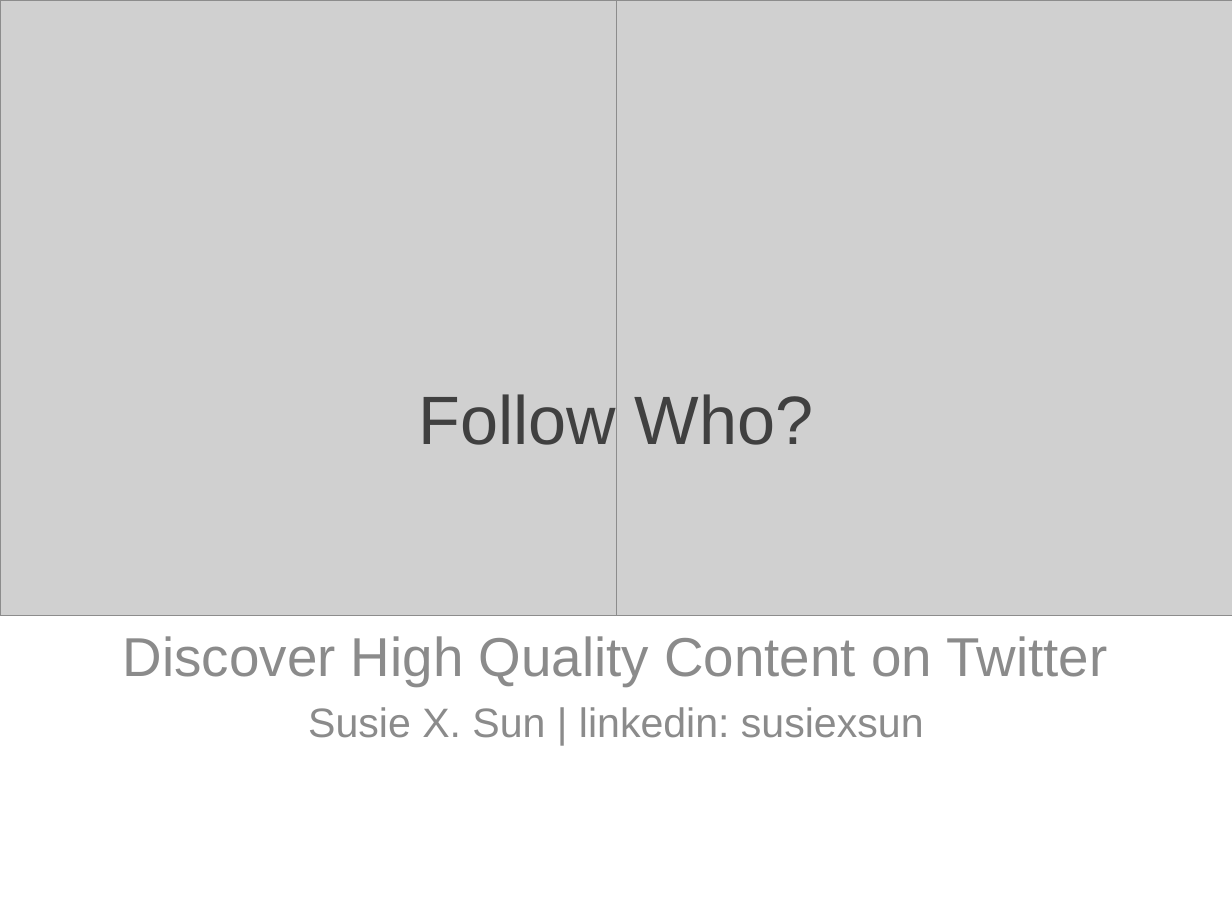
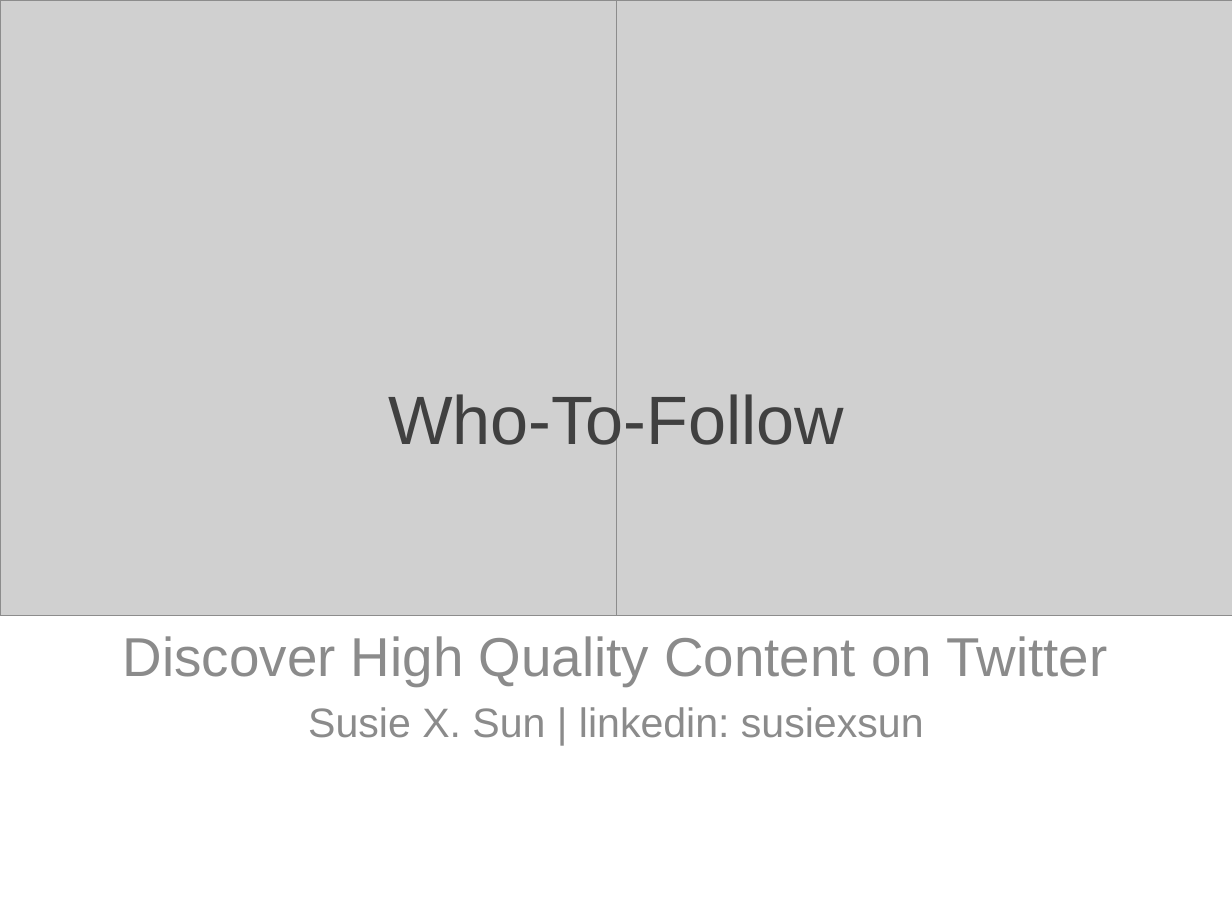
Before and after one commit to susiexsun/capstone_project, a slide deck: slide 1 of capstone_presentation.pptx. Drawn at 1232x924 pixels with LibreOffice and Linux fonts; fonts in the diff are those of the drawing; grey boxes stand for pictures. Boxes give left, top, right and bottom in pixels: in the first picture for what was removed or moved away, otherwise in the second. Text is boxed around its words. In the diff, an @@ line names an element or a change of style, - is before the commit and + after.

```diff
--- a/capstone_presentation.pptx
+++ b/capstone_presentation.pptx
@@ title at <box>388,390,844,457</box>: text changed @@
-Follow Who?
+Who-To-Follow
```
Also in this commit, not shown: 4 other slides changed, 1 slide added, 9 other files.
